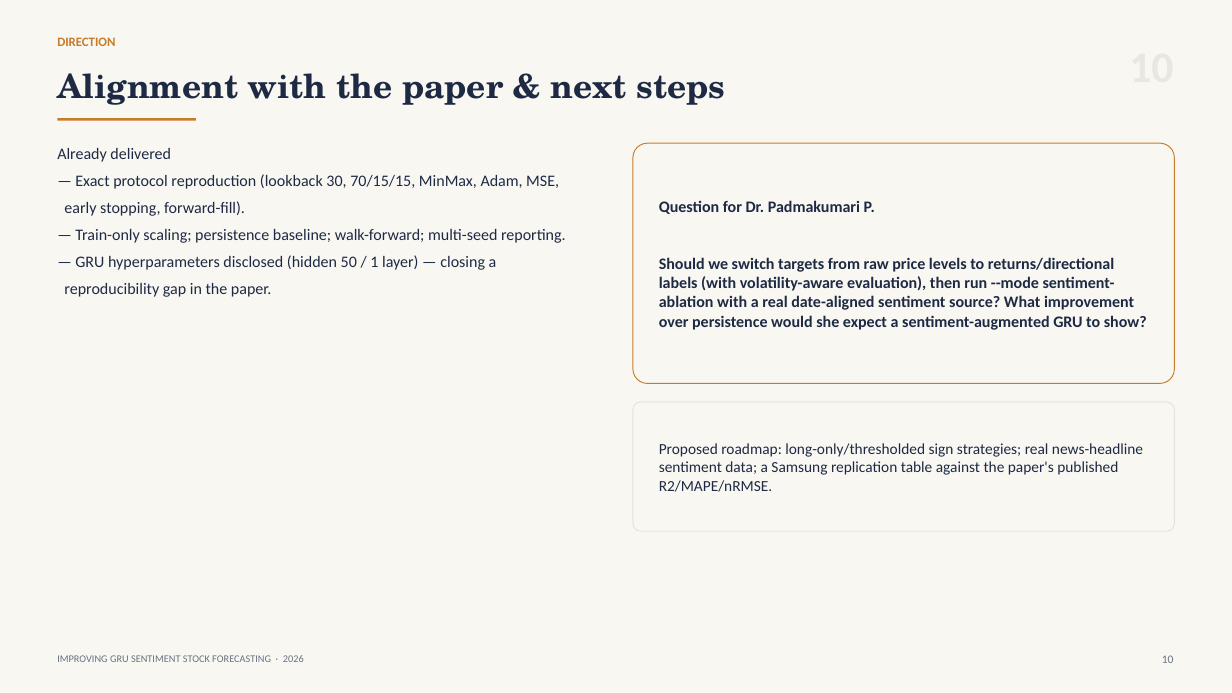
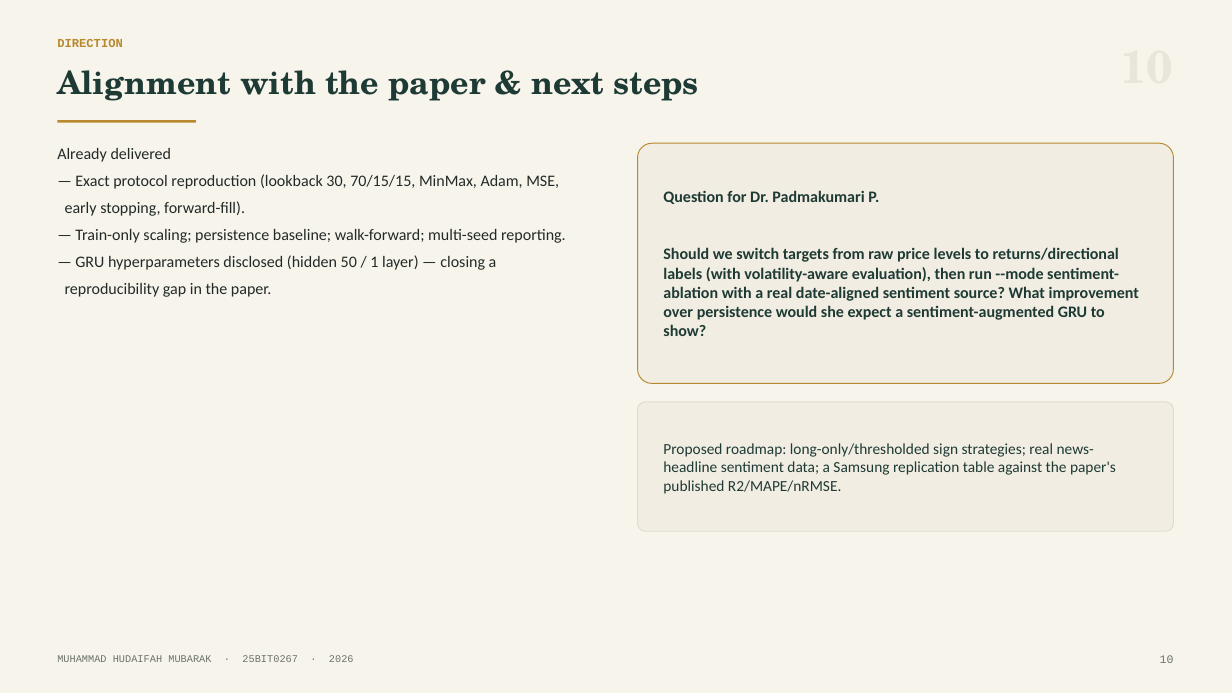
Before and after one commit to hudaifahwins/improving-gru-sentiment-stock-forecasting-padmakumari-maam, a slide deck: slide 11 of PROJECT_PRESENTATION.pptx. Drawn at 1232x693 pixels with LibreOffice and Linux fonts; fonts in the diff are those of the drawing. Boxes give left, top, right and bottom in pixels: in the first picture for what was removed or moved away, otherwise in the second. Text is boxed around its words. In the diff, an @@ line names an element or a change of style, - is before the commit and + after.

Commit message:
design: unify pine/brass palette across deck and report; verified zero-overlap deck

```diff
--- a/PROJECT_PRESENTATION.pptx
+++ b/PROJECT_PRESENTATION.pptx
@@ rectangle at box(0, 0, 1232, 693): fill #F8F7F2 to #F7F4EC @@
@@ text "DIRECTION" at box(57, 39, 123, 47): size 10 to 9.5 pt, font Calibri to Courier New, text colour #C87B28 to #B8892F @@
@@ text "Alignment with the paper & ..." at box(57, 70, 699, 101): size 26 to 25 pt, text colour #1E2A44 to #1E3A34 @@
@@ text "Already delivered" at box(57, 148, 566, 297): text colour #1E2A44 to #222A26 @@
@@ rectangle at box(57, 120, 196, 123): fill #C87B28 to #B8892F @@
@@ rounded rectangle: place and size @@
-rounded rectangle at box(633, 143, 1175, 384)
+rounded rectangle at box(638, 143, 1174, 384)
@@ rounded rectangle at box(638, 143, 1174, 384): fill #F8F7F2 to #F1EDE2; outline #C87B28 0.75 pt to #B8892F 0.75 pt @@
@@ text "Question for Dr. Padmakumari P." at box(663, 190, 1139, 336): text colour #1E2A44 to #1E3A34 @@
@@ rounded rectangle: place and size @@
-rounded rectangle at box(633, 402, 1175, 531)
+rounded rectangle at box(638, 402, 1174, 531)
@@ rounded rectangle at box(638, 402, 1174, 531): fill #F8F7F2 to #F1EDE2; outline #E3E2DB 0.75 pt to #E0DBCE 0.75 pt @@
@@ text "Proposed roadmap: long-only/thresholded sign strategies; ..." at box(663, 443, 1116, 494): text colour #1E2A44 to #1E3A34 @@
@@ text at box(57, 655, 354, 662): text changed; font Calibri to Courier New; text colour #6A7280 to #6B736B @@
-IMPROVING GRU SENTIMENT STOCK FORECASTING · 2026
+MUHAMMAD HUDAIFAH MUBARAK · 25BIT0267 · 2026
@@ text "10" at box(1160, 655, 1174, 663): font Calibri to Courier New, text colour #6A7280 to #6B736B @@
```
Also in this commit, not shown: 11 other slides changed, 1 other file.
